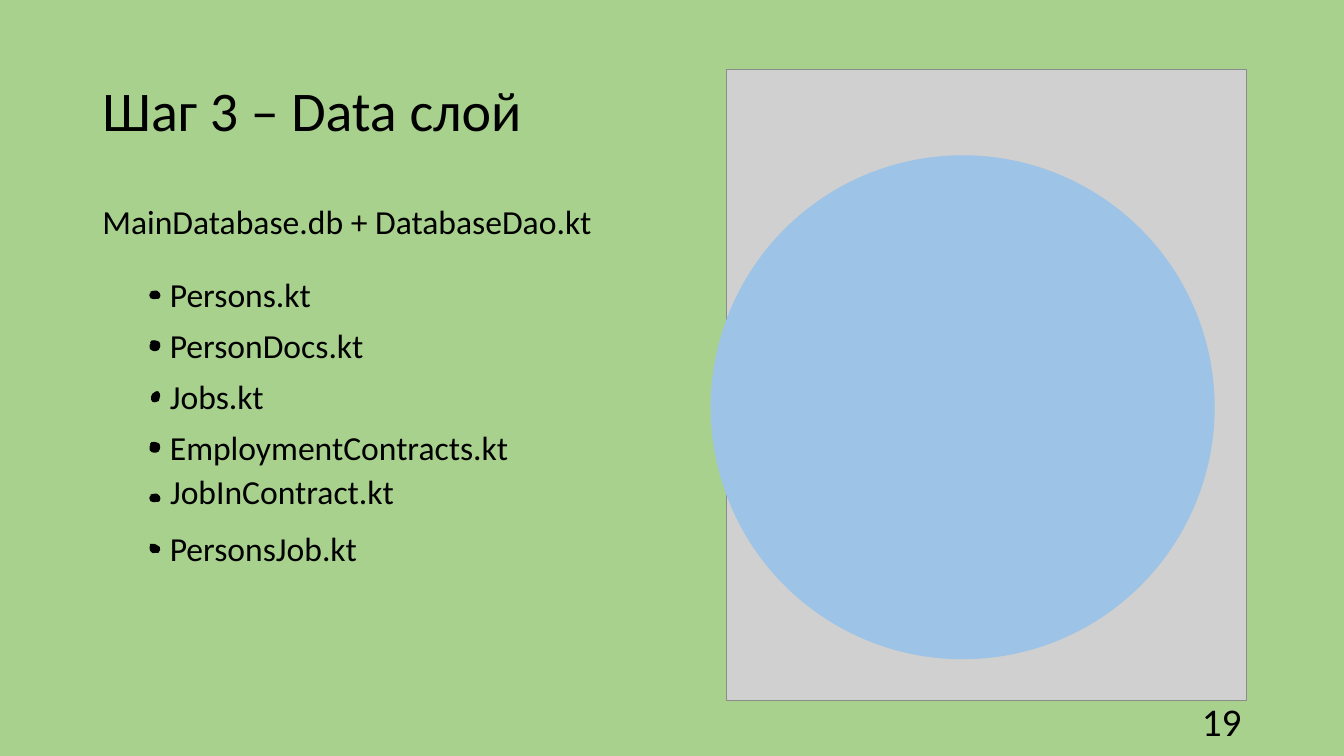
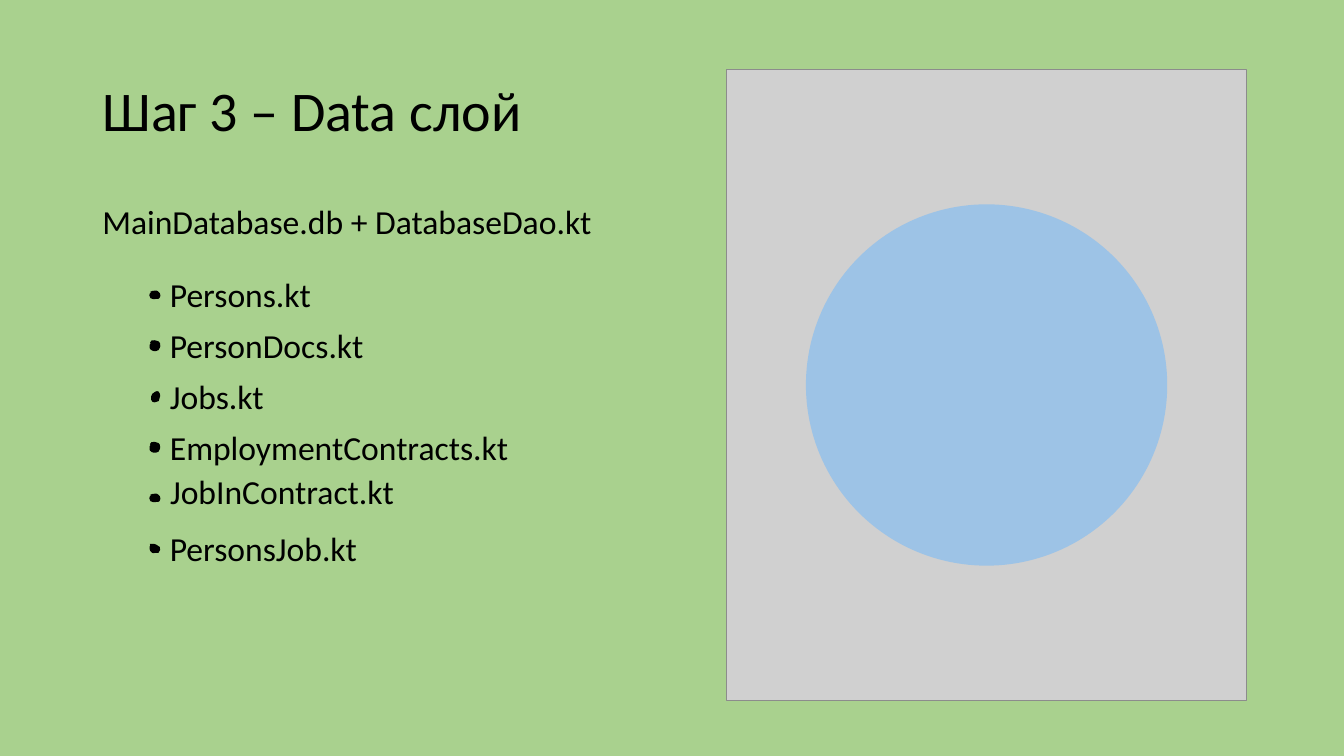
Before and after one commit to churakovra/graduateWork, a slide deck: slide 21 of product/vkr_pres.pptx (slide 19 before the commit). Drawn at 1344x756 pixels with LibreOffice and Linux fonts; fonts in the diff are those of the drawing; grey boxes stand for pictures. Boxes give left, top, right and bottom in pixels: in the first picture for what was removed or moved away, otherwise in the second. Text is boxed around its words. In the diff, an @@ line names an element or a change of style, - is before the commit and + after.

```diff
--- a/product/vkr_pres.pptx
+++ b/product/vkr_pres.pptx
@@ ellipse: place and size @@
-ellipse at <box>711,155,1215,659</box>
+ellipse at <box>807,205,1168,566</box>
@@ page number removed at <box>1202,710,1242,736</box> @@
-19
```
Also in this commit, not shown: 13 other slides changed, 4 slides added, 1 slide removed, 13 other files.
